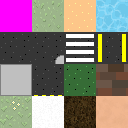
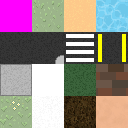
The second 128 x 128 image is a revision of the first. Changes to its layers:
painted on "cycle lane" over [64, 64, 96, 96]
removed layer "markings" over [32, 64, 64, 96]
painted on "footpath" over [0, 64, 32, 96]
painted on "park" over [96, 32, 128, 64]
painted on "crossing" over [64, 32, 96, 64]
painted on "roundabout corner" over [32, 32, 64, 64]
painted on "road" over [0, 32, 32, 64]
painted on "sand" over [64, 0, 96, 32]
